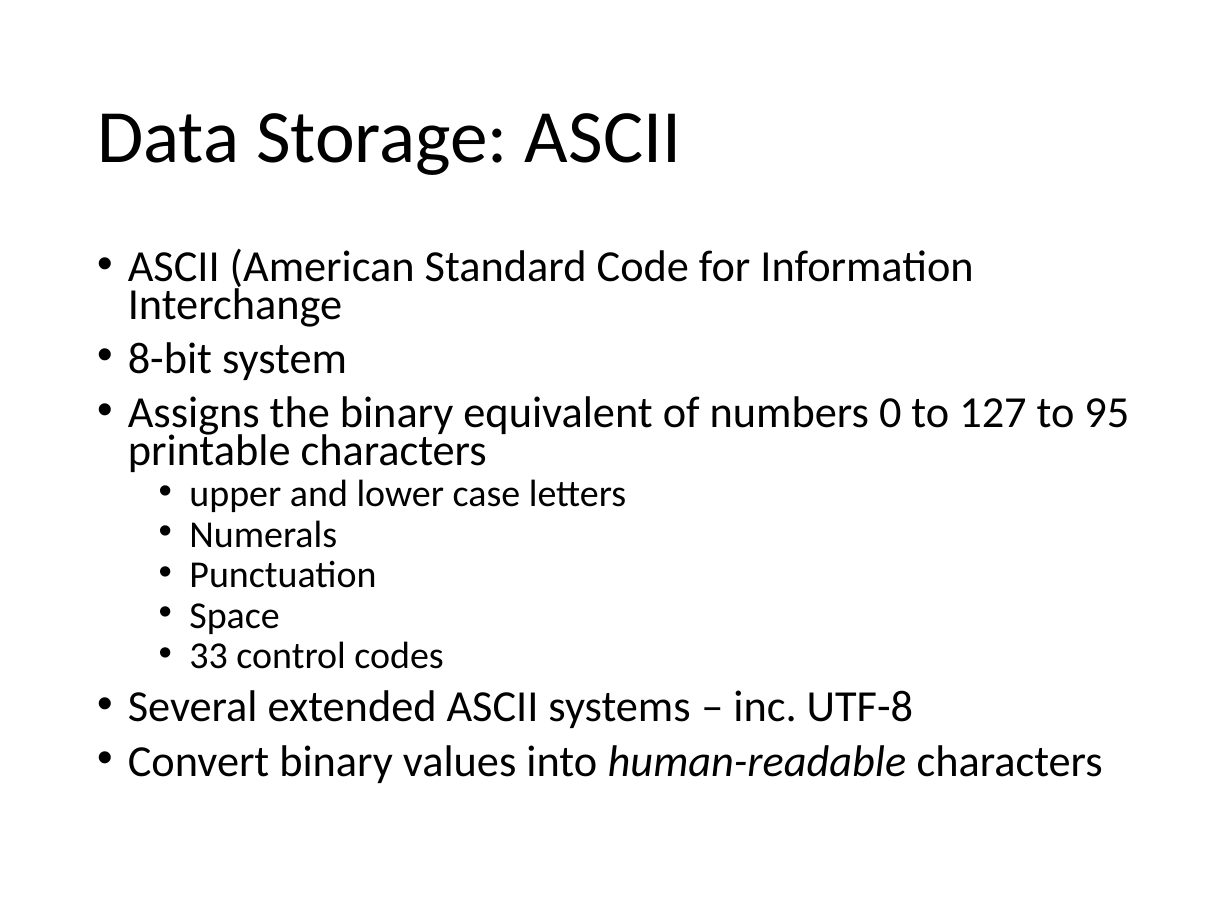
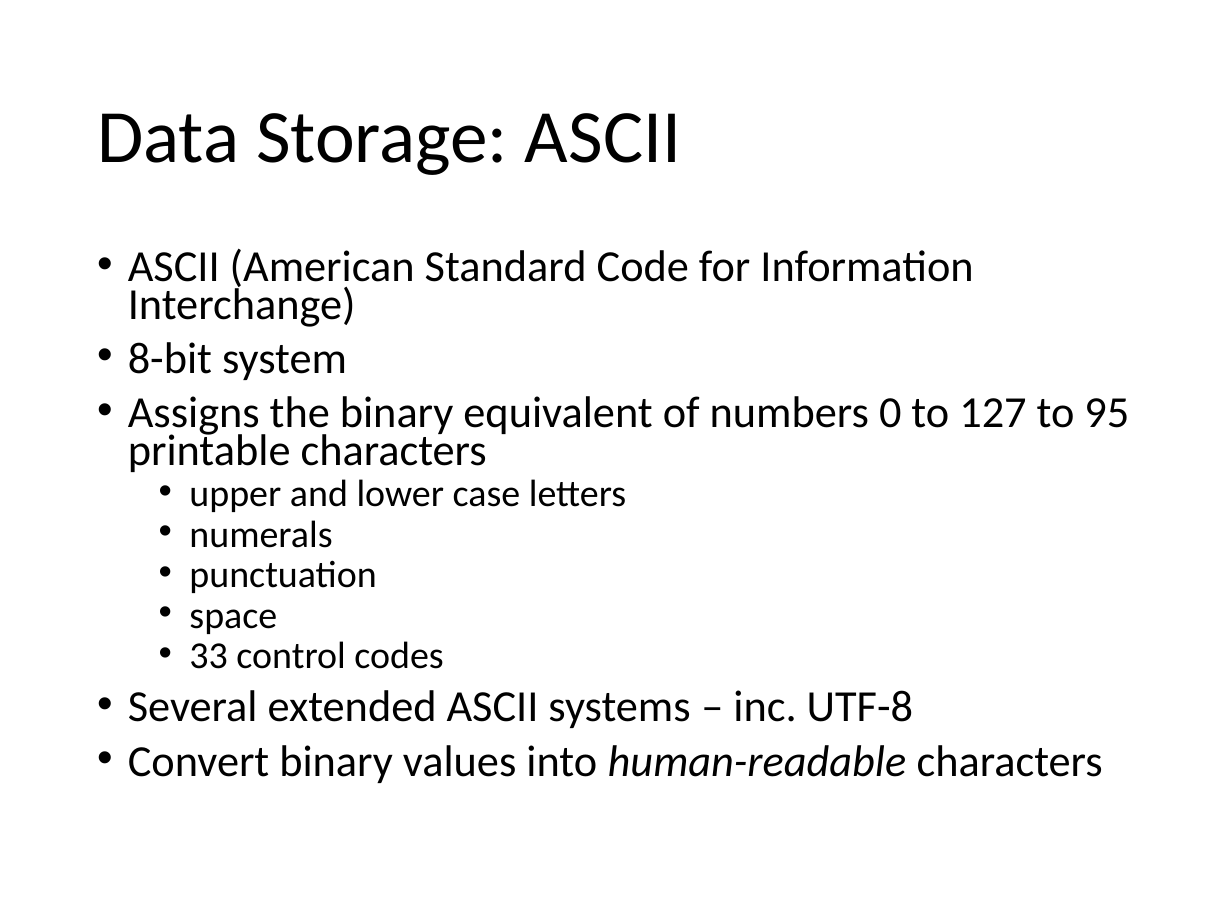
Before and after one commit to alexsingleton/urban_analytics, a slide deck: slide 9 of Slides/05_Lecture.pptx. Drawn at 1232x924 pixels with LibreOffice and Linux fonts; fonts in the diff are those of the drawing. Boxes give left, top, right and bottom in pixels: in the first picture for what was removed or moved away, otherwise in the second. Text is boxed around its words. In the diff, an @@ line names an element or a change of style, - is before the commit and + after.

```diff
--- a/Slides/05_Lecture.pptx
+++ b/Slides/05_Lecture.pptx
@@ text at [128,248,973,327]: text changed @@
-• ASCII (American Standard Code for Information Interchange
+• ASCII (American Standard Code for Information Interchange)
@@ text at [189,520,376,634]: text changed @@
-  • Numerals
-  • Punctuation
-  • Space
+  • numerals
+  • punctuation
+  • space
```
Also in this commit, not shown: 11 other slides changed, 8 other files.
